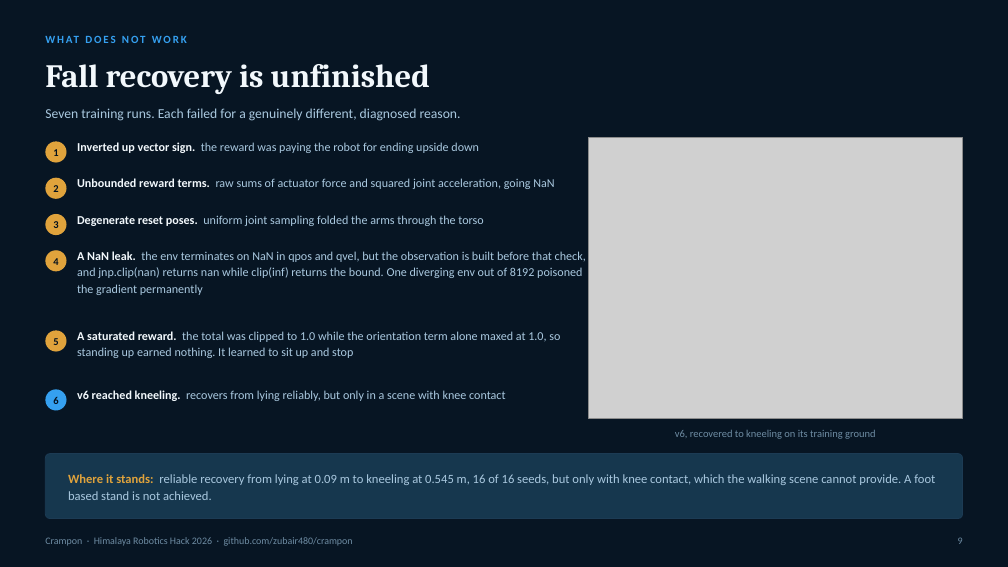
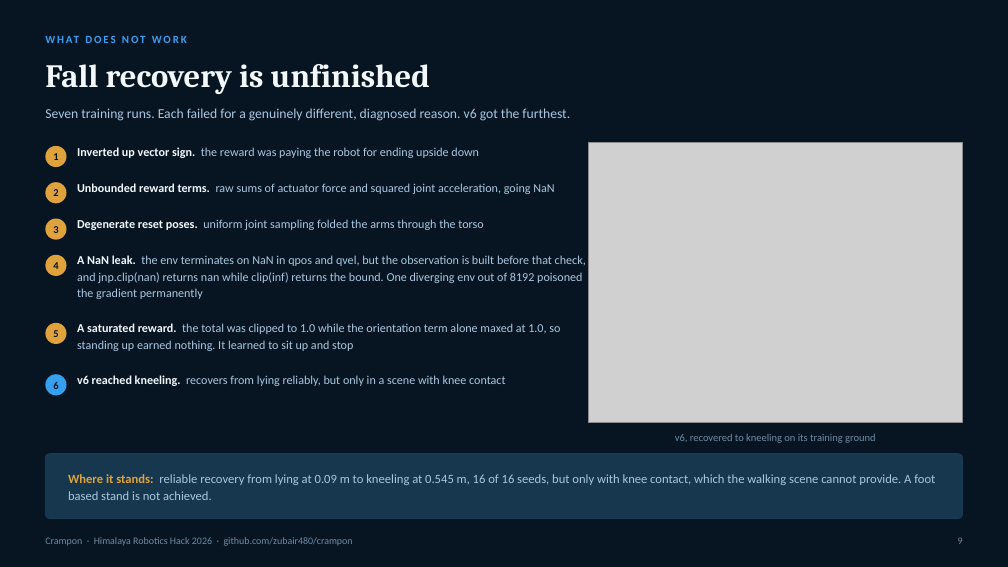
Before and after one commit to zubair480/crampon, a slide deck: slide 9 of crampon_pitch.pptx. Drawn at 1008x567 pixels with LibreOffice and Linux fonts; fonts in the diff are those of the drawing; grey boxes stand for pictures. Boxes give left, top, right and bottom in pixels: in the first picture for what was removed or moved away, otherwise in the second. Text is boxed around its words. In the diff, an @@ line names an element or a change of style, - is before the commit and + after.

```diff
--- a/crampon_pitch.pptx
+++ b/crampon_pitch.pptx
@@ text at (45,108,570,121): text changed @@
-Seven training runs. Each failed for a genuinely different, diagnosed reason.
+Seven training runs. Each failed for a genuinely different, diagnosed reason. v6 got the furthest.
@@ 8 texts, 4 ellipses, 1 picture: place and size @@
-8 texts, 4 ellipses, 1 picture at (45,138,963,439)
+8 texts, 4 ellipses, 1 picture at (45,142,963,443)
@@ text "A NaN leak. the env ...": place and size @@
-text "A NaN leak. the env ..." at (77,251,586,295)
+text "A NaN leak. the env ..." at (77,255,586,299)
@@ text "5": place and size @@
-text "5" at (53,338,58,345)
+text "5" at (53,330,58,337)
@@ ellipse: place and size @@
-ellipse at (45,330,67,352)
+ellipse at (45,323,67,344)
@@ text "A saturated reward. the total ...": place and size @@
-text "A saturated reward. the total ..." at (77,331,560,358)
+text "A saturated reward. the total ..." at (77,323,560,351)
@@ 2 texts, 1 ellipse: place and size @@
-2 texts, 1 ellipse at (45,389,505,411)
+2 texts, 1 ellipse at (45,374,505,395)
```
Also in this commit, not shown: 9 other slides changed, 1 other file.
